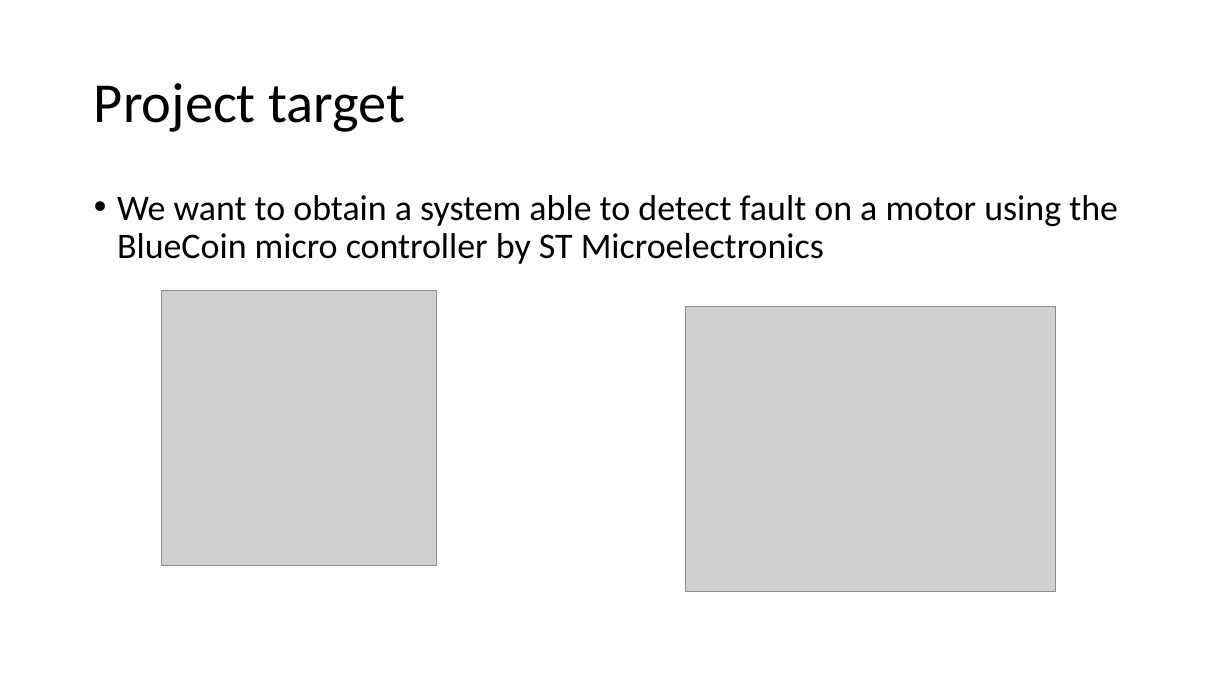
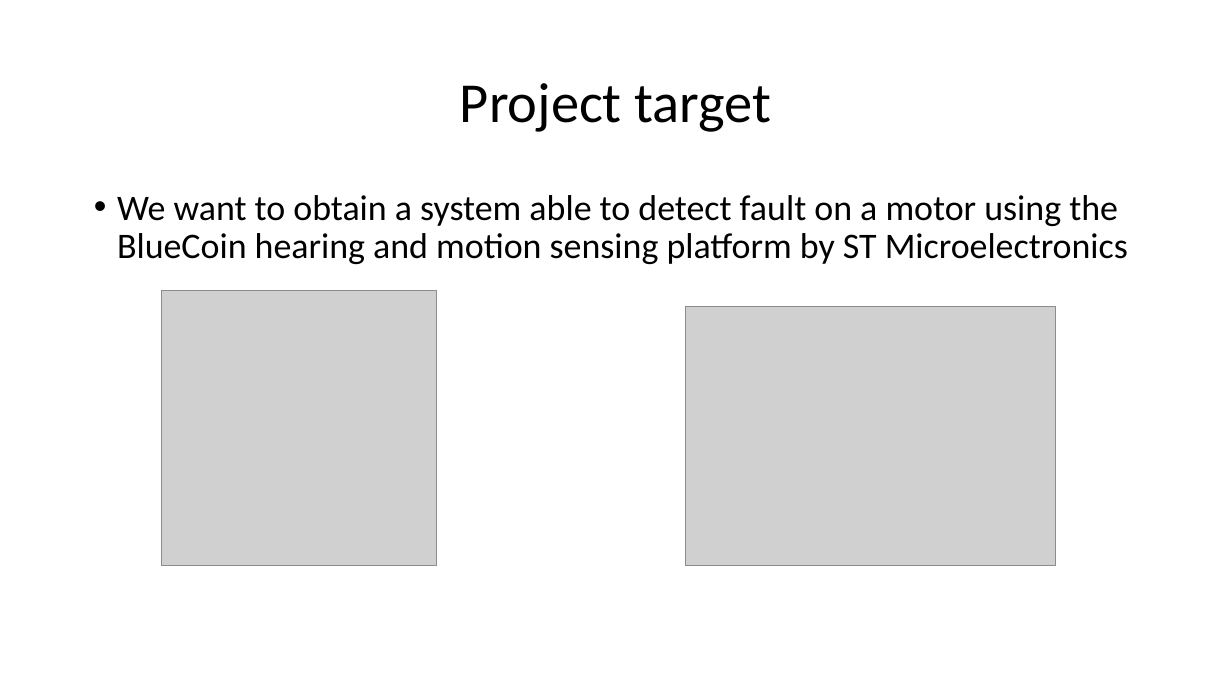
Before and after one commit to urzino/FanMonitoringBlueCoin, a slide deck: slide 2 of Pervasive_presentation_Milestone1_group8.pptx. Drawn at 1232x693 pixels with LibreOffice and Linux fonts; fonts in the diff are those of the drawing; grey boxes stand for pictures. Boxes give left, top, right and bottom in pixels: in the first picture for what was removed or moved away, otherwise in the second. Text is boxed around its words. In the diff, an @@ line names an element or a change of style, - is before the commit and + after.

```diff
--- a/Pervasive_presentation_Milestone1_group8.pptx
+++ b/Pervasive_presentation_Milestone1_group8.pptx
@@ title "Project target" at [460,83,772,132]: alignment left to centre @@
@@ text at [117,195,1128,264]: text changed @@
-• We want to obtain a system able to detect fault on a motor using the BlueCoin micro controller by ST Microelectronics
+• We want to obtain a system able to detect fault on a motor using the BlueCoin hearing and motion sensing platform by ST Microelectronics
@@ picture: place and size @@
-picture at [686,307,1056,592]
+picture at [686,307,1056,567]
```
Also in this commit, not shown: 8 other slides changed.
